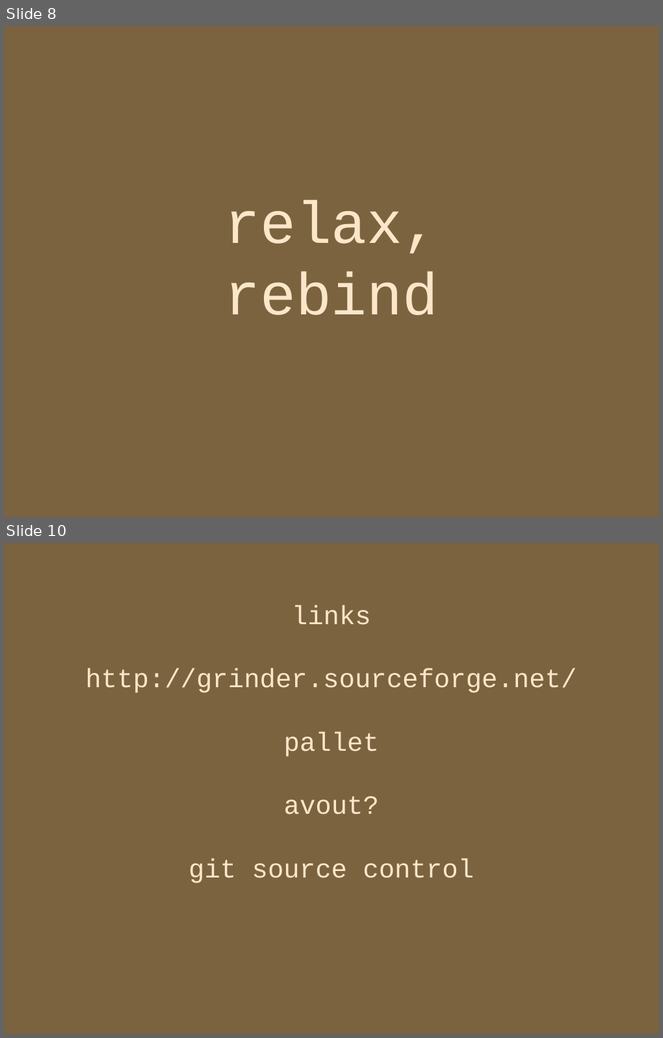
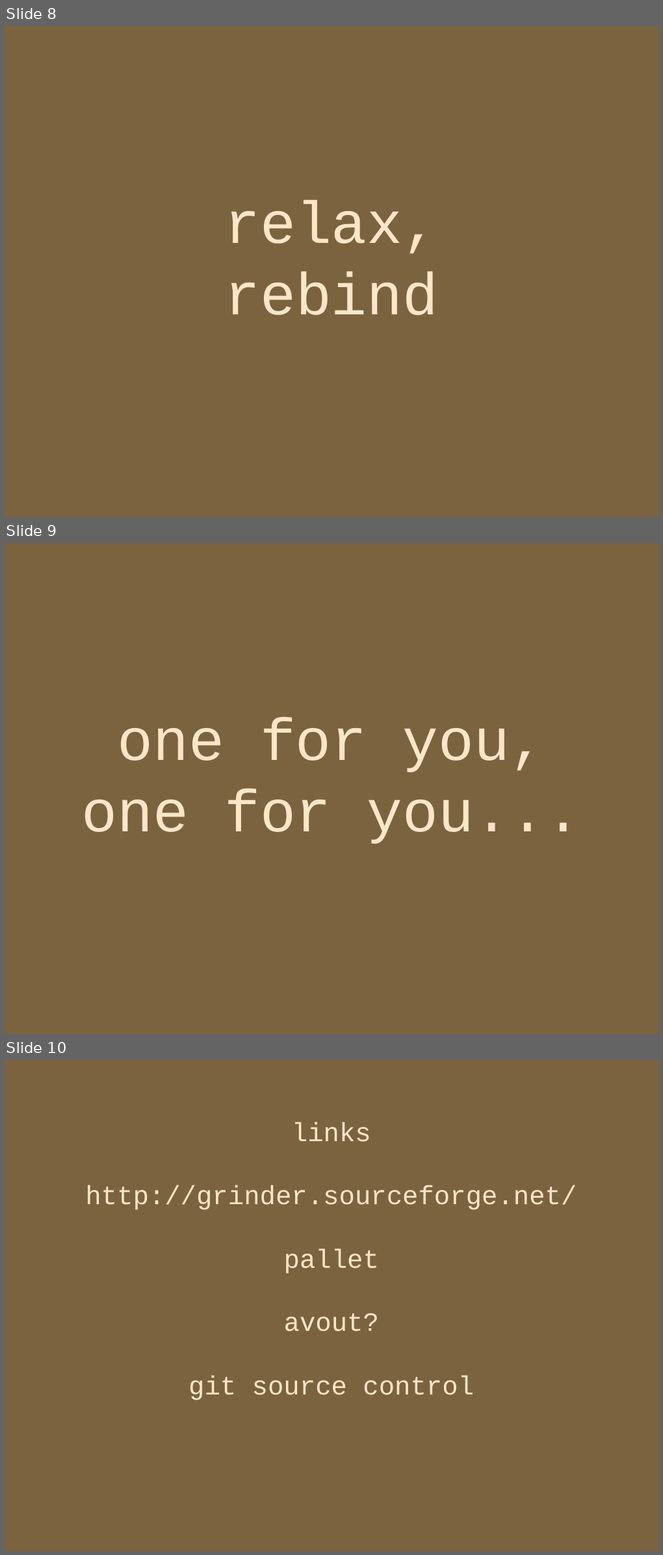
Before and after one commit to locopati/load-testing-with-clojure, a slide deck: load_testing.odp. Shown one above the other, each under a label of ours: slides 8 and 10 before the commit, slides 8, 9 and 10 after it; the slides between them are not shown. The pictures are 663x1038 and 663x1555 pixels, drawn with LibreOffice and Linux fonts; fonts in the diff are those of the drawing. Boxes give left, top, right and bottom in pixels: in the first picture for what was removed or moved away, otherwise in the second. Text is boxed around its words. In the diff, an @@ line names an element or a change of style, - is before the commit and + after.

```diff
--- a/load_testing.odp
+++ b/load_testing.odp
@@ slide 9 added at <box>4,543,659,1034</box>, background #7C633F @@
@@ subtitle added at <box>82,718,581,844</box>, 72 pt, text #FCE6C9 @@
+one for you,
+one for you...
```
Also in this commit, not shown: 1 slide changed, 1 slide removed, 2 other files.
